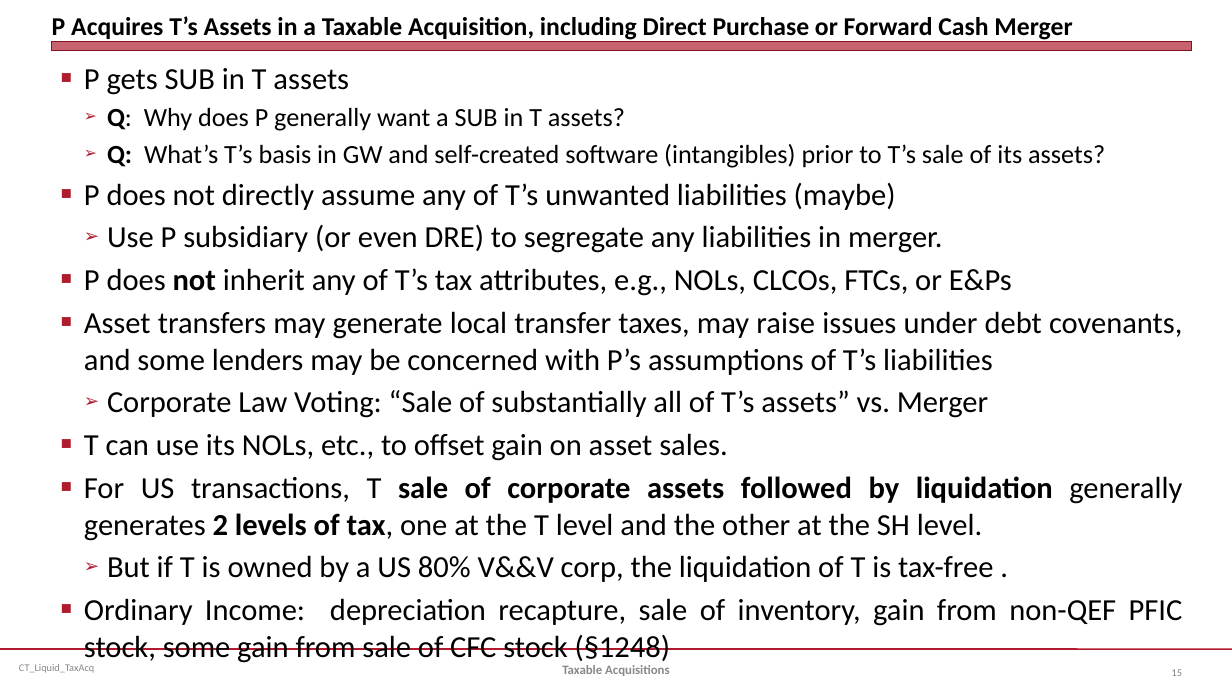
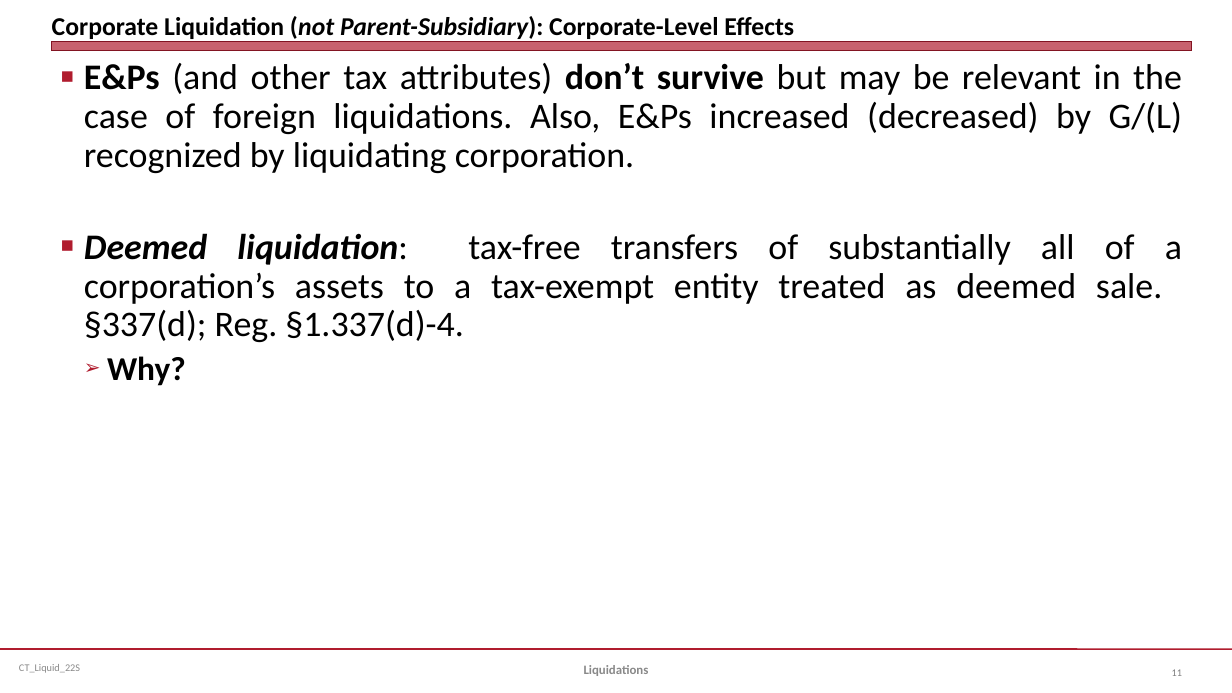
Before and after one commit to jmc877/Corporate-Tax, a slide deck: slide 11 of slides/CT_Liquid_22S.pptx (slide 15 before the commit). Drawn at 1232x693 pixels with LibreOffice and Linux fonts; fonts in the diff are those of the drawing. Boxes give left, top, right and bottom in pixels: in the first picture for what was removed or moved away, otherwise in the second. Text is boxed around its words. In the diff, an @@ line names an element or a change of style, - is before the commit and + after.

```diff
--- a/slides/CT_Liquid_22S.pptx
+++ b/slides/CT_Liquid_22S.pptx
@@ title at (52,16,794,39): text changed @@
-P Acquires T’s Assets in a Taxable Acquisition, including Direct Purchase or Forward Cash Merger
+Corporate Liquidation (not Parent-Subsidiary): Corporate-Level Effects
@@ text at (84,63,1182,386): text changed; size 23.8 to 28 pt @@
-■ P gets SUB in T assets
-  ➢ Q: Why does P generally want a SUB in T assets?
-  ➢ Q: What’s T’s basis in GW and self-created software (intangibles) prior to T’s sale of its assets?
-■ P does not directly assume any of T’s unwanted liabilities (maybe)
-  ➢ Use P subsidiary (or even DRE) to segregate any liabilities in merger.
-■ P does not inherit any of T’s tax attributes, e.g., NOLs, CLCOs, FTCs, or E&Ps
-■ Asset transfers may generate local transfer taxes, may raise issues under debt covenants, and some lenders may be concerned with P’s assumptions of T’s liabilities
-  ➢ Corporate Law Voting: “Sale of substantially all of T’s assets” vs. Merger
-■ T can use its NOLs, etc., to offset gain on asset sales.
-■ For US transactions, T sale of corporate assets followed by liquidation generally generates 2 levels of tax, one at the T level and the other at the SH level.
-  ➢ But if T is owned by a US 80% V&&V corp, the liquidation of T is tax-free .
-■ Ordinary Income: depreciation recapture, sale of inventory, gain from non-QEF PFIC stock, some gain from sale of CFC stock (§1248)
+■ E&Ps (and other tax attributes) don’t survive but may be relevant in the case of foreign liquidations. Also, E&Ps increased (decreased) by G/(L) recognized by liquidating corporation.
+■ Deemed liquidation: tax-free transfers of substantially all of a corporation’s assets to a tax-exempt entity treated as deemed sale. §337(d); Reg. §1.337(d)-4.
+  ➢ Why?
@@ text at (19,664,80,673): text changed @@
-CT_Liquid_TaxAcq
+CT_Liquid_22S
@@ text at (584,665,649,676): text changed @@
-Taxable Acquisitions
+Liquidations
```
Also in this commit, not shown: 14 other slides changed, 4 slides added, 16 slides removed, 2 other files.
